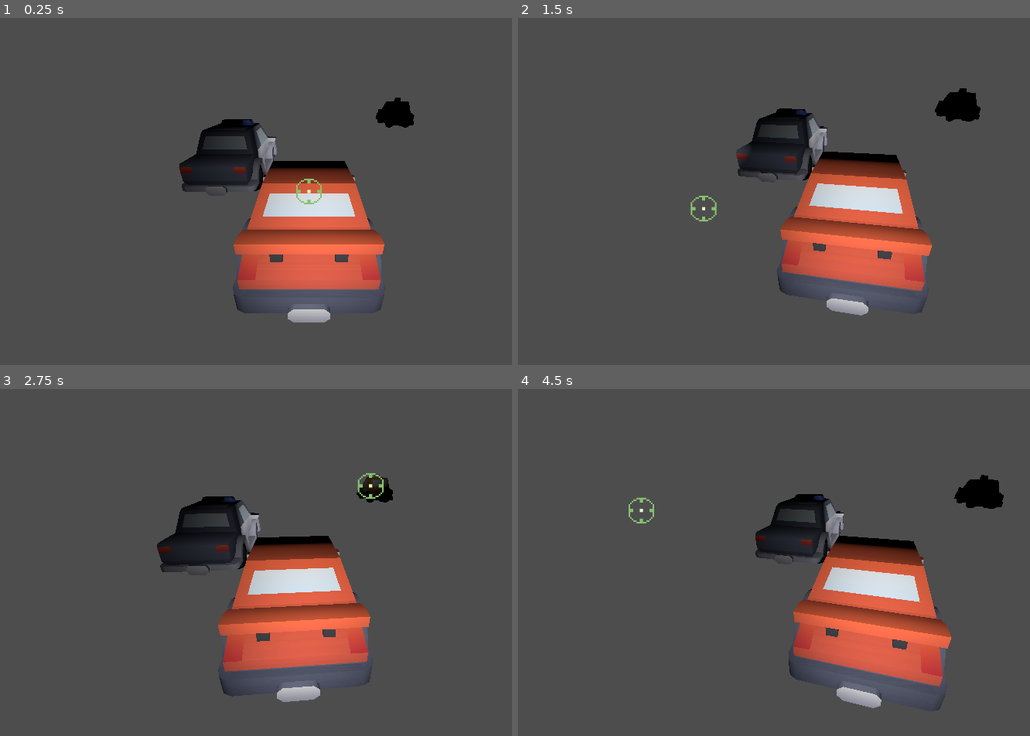
Above: before the commit, frames 1-4 (two rows, left to right).
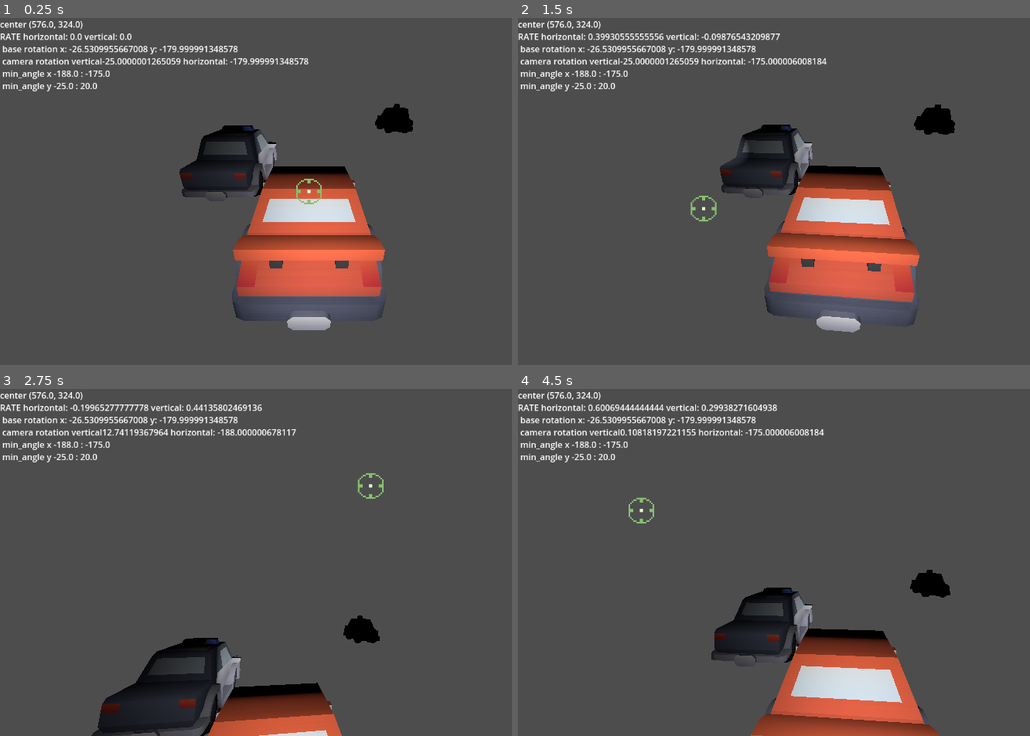
Above: after the commit, the same moments.

Repository: roverem/outrun
Game: Godot game, scene res://game.tscn
Same seed, same stepped clock (60 frames per second), same inputs: the game is played once before the commit and once after it.
Inputs (mouse positions are in pixels of both pictures, inside the frame that each line leads up to):
- Up to frame 1 (0.25 s): no input
- Up to frame 2 (1.5 s): tap Enter at 0.5 s; move the mouse to (963, 174) at 0.52 s; click (963, 174) at 0.67 s; tap Space at 1.25 s; move the mouse to (702, 208) at 1.27 s; click (702, 208) at 1.42 s
- Up to frame 3 (2.75 s): tap Enter at 2 s; move the mouse to (368, 486) at 2.02 s; click (368, 486) at 2.17 s
- Up to frame 4 (4.5 s): tap Space at 2.75, 4.25 s; move the mouse to (794, 631) at 2.77 s; click (794, 631) at 2.92 s; tap Enter at 3.5 s; move the mouse to (1014, 614) at 3.52 s; click (1014, 614) at 3.67 s; move the mouse to (640, 510) at 4.27 s; click (640, 510) at 4.42 s

The runs differ from the first frame. In frame 1, 8.1% of the frame differs, in the area x 0-81%, y 0-90%; in frame 2, 15%; in frame 3, 23%, in the area x 0-77%, y 0-100%; in frame 4, 22%.

Commit message:
added human readable angles

Diff:
--- a/game.gd
+++ b/game.gd
@@ -4,10 +4,13 @@
 @export var amplitude: float = 0.2  # distancia máxima hacia adelante/atrás
 @export var speed: float = 0.3      # velocidad de oscilación
 @onready var directional_light_3d: SpotLight3D = $DirectionalLight3D
-@export_range(-3.5, -2.75) var x_min_cam_angle
-@export_range(-3.5, -2.75) var x_max_cam_angle
-@export_range(-0.8, 0) var y_min_cam_angle
-@export_range(-0.8, 0) var y_max_cam_angle
+@export_range(-220, -180) var x_min_cam_angle
+@export_range(-180, -100) var x_max_cam_angle
+@export_range(-45, 0) var y_min_cam_angle
+@export_range(0, 90) var y_max_cam_angle
+@export_range(0.2, 4) var mouse_sensitivity:float
+
+@onready var debug_text:RichTextLabel = %DebugText
 
 var angle_range:float = 15.0
 var base_position: Vector3
@@ -24,20 +27,25 @@
 	var viewport_size = get_viewport().get_visible_rect().size
 
 	var center = viewport_size / 2
+	debug_text.clear()
+	debug_text.add_text( "center " + str(center) )
 
 	var x_dist = center.x - mouse_pos.x;
 	var y_dist = center.y - mouse_pos.y;
 
-	var camera_x_rate = x_dist / center.x;
-	var camera_y_rate = y_dist / center.y;
+	var horizontal_rate = x_dist / center.x;
+	var vertical_rate = y_dist / center.y;
 
-	#print(camera_x_rate, camera_y_rate)
-	print( base_rotation.x + camera_y_rate * 0.4, base_rotation.y + camera_x_rate * 0.4)
+	debug_text.add_text("\nRATE horizontal: " + str(horizontal_rate) + " vertical: " + str(vertical_rate) )
 
-	#camera_3d.rotation.x = clamp(base_rotation.x + camera_y_rate * 0.4, -1, 0.2)
-	#camera_3d.rotation.y = clamp(base_rotation.y + camera_x_rate * 0.4, -3.6, -3)
-	camera_3d.rotation.x = clamp(base_rotation.x + camera_y_rate * 0.4, y_min_cam_angle, y_max_cam_angle)
-	camera_3d.rotation.y = clamp(base_rotation.y + camera_x_rate * 0.4, x_min_cam_angle, x_max_cam_angle)
+	debug_text.add_text("\n base rotation x: " + str( rad_to_deg(base_rotation.x) ) + " y: " + str( rad_to_deg(base_rotation.y) ) )
+
+	camera_3d.rotation.x = clamp(base_rotation.x + vertical_rate * mouse_sensitivity, deg_to_rad( y_min_cam_angle), deg_to_rad( y_max_cam_angle) )
+	camera_3d.rotation.y = clamp(base_rotation.y + horizontal_rate * mouse_sensitivity, deg_to_rad(x_min_cam_angle), deg_to_rad(x_max_cam_angle))
+
+	debug_text.add_text("\n camera rotation vertical" + str( rad_to_deg(camera_3d.rotation.x)) + " horizontal: " + str(rad_to_deg(camera_3d.rotation.y)) )
+	debug_text.add_text("\n min_angle x " + str( x_min_cam_angle) + " : " + str(  x_max_cam_angle ) )
+	debug_text.add_text("\n min_angle y " + str( y_min_cam_angle) + " : " + str( y_max_cam_angle  ) )
 
 	#print(camera_3d.rotation)
 	#var mouse_pos = event.position
--- a/game.tscn
+++ b/game.tscn
@@ -15,10 +15,11 @@
 script = ExtResource("1_e2o6t")
 amplitude = 0.0
 speed = 0.0
-x_min_cam_angle = -3.5
-x_max_cam_angle = -2.9
-y_min_cam_angle = -0.546
-y_max_cam_angle = -0.44
+x_min_cam_angle = -188.0
+x_max_cam_angle = -175.0
+y_min_cam_angle = -25.0
+y_max_cam_angle = 20.0
+mouse_sensitivity = 1.553
 
 [node name="police" parent="." instance=ExtResource("4_fc0e3")]
 transform = Transform3D(1, 0, 0, 0, 1, 0, 0, 0, 1, 1.60379, 0, 2.36422)
@@ -51,6 +52,12 @@
 texture = SubResource("AtlasTexture_ryrav")
 script = ExtResource("6_ryrav")
 
+[node name="DebugText" type="RichTextLabel" parent="sedan-sports/CanvasLayer"]
+unique_name_in_owner = true
+offset_right = 763.0
+offset_bottom = 345.0
+scroll_active = false
+
 [node name="SpotLight3D2" type="SpotLight3D" parent="sedan-sports"]
 transform = Transform3D(-0.999778, 0, 0.0210819, 0, 1, 0, -0.0210819, 0, -0.999778, -0.390696, 0.69936, 1.09439)
 
